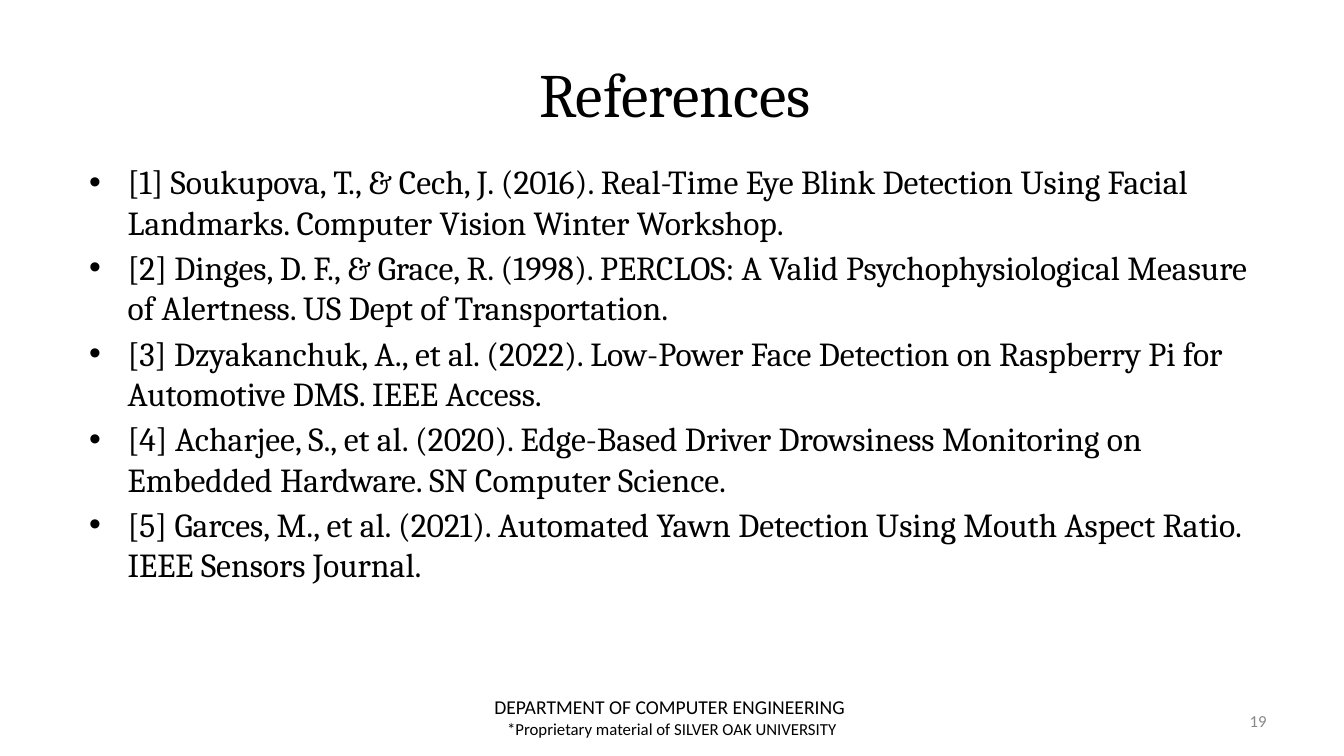
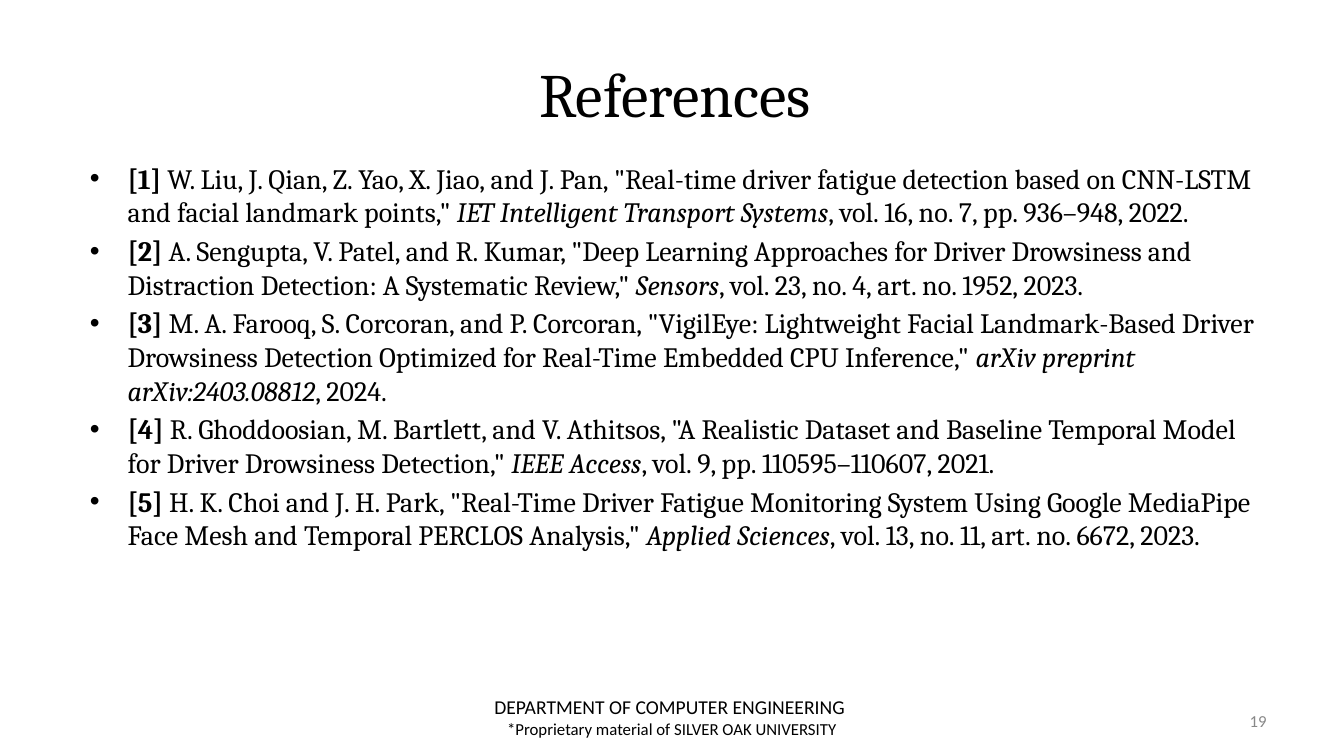
Before and after one commit to zoro1126/ALERT, a slide deck: slide 19 of review_docs/Review-2/NEW_Presentation_ALERT_CE_AIML_31.pptx. Drawn at 1344x756 pixels with LibreOffice and Linux fonts; fonts in the diff are those of the drawing; background and template pictures are left out. Boxes give left, top, right and bottom in pixels: in the first picture for what was removed or moved away, otherwise in the second. Text is boxed around its words. In the diff, an @@ line names an element or a change of style, - is before the commit and + after.

Commit message:
Added data for the report and model benchmarks

```diff
--- a/review_docs/Review-2/NEW_Presentation_ALERT_CE_AIML_31.pptx
+++ b/review_docs/Review-2/NEW_Presentation_ALERT_CE_AIML_31.pptx
@@ text at bbox=[128, 168, 1254, 551]: text changed; size 24 to 20 pt @@
-• [1] Soukupova, T., & Cech, J. (2016). Real-Time Eye Blink Detection Using Facial Landmarks. Computer Vision Winter Workshop.
-• [2] Dinges, D. F., & Grace, R. (1998). PERCLOS: A Valid Psychophysiological Measure of Alertness. US Dept of Transportation.
-• [3] Dzyakanchuk, A., et al. (2022). Low-Power Face Detection on Raspberry Pi for Automotive DMS. IEEE Access.
-• [4] Acharjee, S., et al. (2020). Edge-Based Driver Drowsiness Monitoring on Embedded Hardware. SN Computer Science.
-• [5] Garces, M., et al. (2021). Automated Yawn Detection Using Mouth Aspect Ratio. IEEE Sensors Journal.
+• [1] W. Liu, J. Qian, Z. Yao, X. Jiao, and J. Pan, "Real-time driver fatigue detection based on CNN-LSTM and facial landmark points," IET Intelligent Transport Systems, vol. 16, no. 7, pp. 936–948, 2022.
+• [2] A. Sengupta, V. Patel, and R. Kumar, "Deep Learning Approaches for Driver Drowsiness and Distraction Detection: A Systematic Review," Sensors, vol. 23, no. 4, art. no. 1952, 2023.
+• [3] M. A. Farooq, S. Corcoran, and P. Corcoran, "VigilEye: Lightweight Facial Landmark-Based Driver Drowsiness Detection Optimized for Real-Time Embedded CPU Inference," arXiv preprint arXiv:2403.08812, 2024.
+• [4] R. Ghoddoosian, M. Bartlett, and V. Athitsos, "A Realistic Dataset and Baseline Temporal Model for Driver Drowsiness Detection," IEEE Access, vol. 9, pp. 110595–110607, 2021.
+• [5] H. K. Choi and J. H. Park, "Real-Time Driver Fatigue Monitoring System Using Google MediaPipe Face Mesh and Temporal PERCLOS Analysis," Applied Sciences, vol. 13, no. 11, art. no. 6672, 2023.
```
Also in this commit, not shown: 12 other slides changed, 5 slides added, 5 slides removed, 9 other files.
